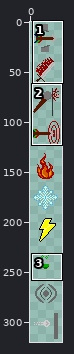
Sprite sheet -- game/visualizer/assets/damage_type_icons.png. Above: a wide view before the commit, with the close-up outlined.
Close-up. Before the edit:
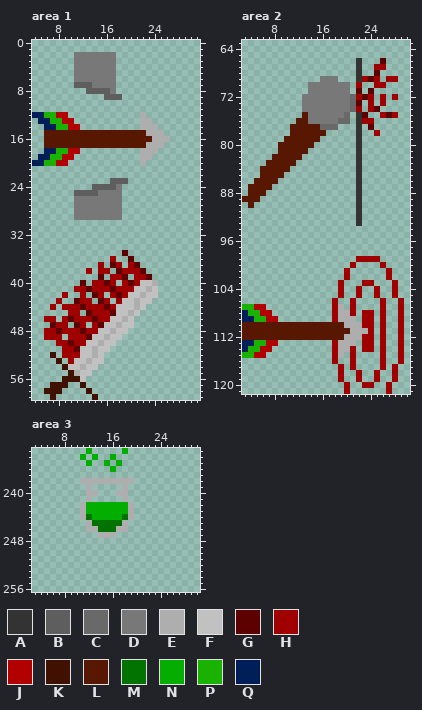
The file is 32x320 pixels. Colours within 5 levels of each other are drawn and written as one. Shown: area 1: x 4..31, y 0..59; area 2: x 3..30, y 63..121; area 3: x 3..30, y 233..256. The commit also changed other parts of the picture, which this record leaves out.
Palette (. is transparent): A #343333  B #5e5e5e  C #696969  D #787878  E #aeaeae  F #c1c1c1  G #5c0000  H #9f0000  J #b20000  K #401100  L #581700  M #027200  N #03ae00  P #1ab200  Q #001e58
Once edited:
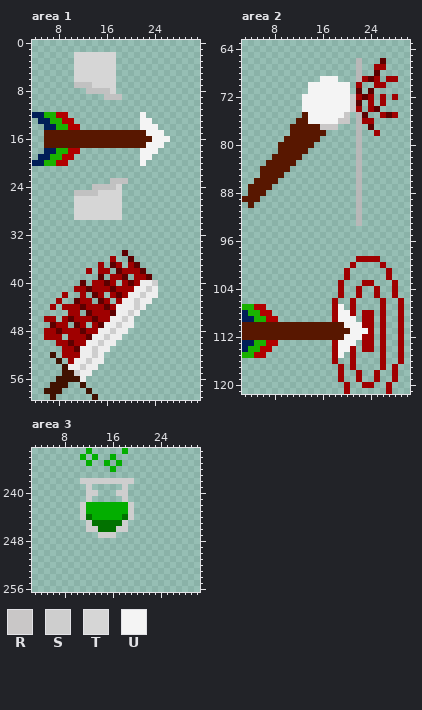
Colours new in this view: R #c9c7c7  S #cecece  T #d6d6d6  U #f4f4f4
Edits made:
Colour A changes from #343333 to #b8b8b8.
Colour B changes from #5e5e5e to #c1c1c1.
Colour F changes from #c1c1c1 to #eeeeee.
Area 1:
The edit adds colour K in row 55 at x 9; in row 56 at x 8.
Colour E gives way to colour S in row 40 at x 24; in row 41 at x 23; in row 42 at x 22; in rows 43 to 44 at x 21; in row 45 at x 20; in row 46 at x 19.
Colour E gives way to colour S in row 47 at x 18; in row 48 at x 17; in row 49 at x 16; in row 50 at x 15; in rows 51 to 52 at x 14; in row 53 at x 13.
Colour E gives way to colour S in row 54 at x 12; in row 55 at x 11.
Colour D gives way to colour T in rows 2 to 6 at x 11 to 17; in row 7 at x 14 to 17; in row 8 at x 17; in row 24 at x 18; in row 25 at x 15 to 18; in rows 26 to 29 at x 11 to 18.
Colour E gives way to colour U in row 12 at x 22; in row 13 at x 22 to 23; in row 14 at x 22 to 24; in row 15 at x 23 to 25; in row 16 at x 24 to 26; in row 17 at x 23 to 25.
Colour E gives way to colour U in row 18 at x 22 to 24; in row 19 at x 22 to 23; in row 20 at x 22.
Area 2:
Colour C gives way to colour R in rows 72 to 74 at x 21; in row 75 at x 20; in row 76 at x 19 to 20; in row 77 at x 16 to 18.
Colour D gives way to colour U in row 69 at x 16 to 18; in rows 70 to 71 at x 14 to 20; in rows 72 to 74 at x 13 to 20; in row 75 at x 14 to 19; in row 76 at x 14 to 18.
Colour E gives way to colour U in row 107 at x 19; in row 108 at x 19 to 20; in row 109 at x 19 to 21; in row 110 at x 20 to 22; in row 111 at x 21 to 23; in row 112 at x 20 to 22.
Colour E gives way to colour U in row 113 at x 19 to 21; in row 114 at x 19 to 20; in row 115 at x 19.
Area 3:
Colour E gives way to colour S in row 238 at x 11 to 19; in row 239 at x 12 and 18; in row 240 at x 12 to 13 and 17 to 18; in row 241 at x 12 and 18; in rows 242 to 244 at x 11 and 19; in row 245 at x 12 and 18.
Colour E gives way to colour S in row 246 at x 12 to 13 and 17 to 18; in row 247 at x 14 to 16.
Boxes around the changes in both close-ups, in picture pixels (x1, y1, x2, y2):
changed: (74, 52, 122, 100)
changed: (74, 112, 170, 220)
changed: (56, 280, 158, 382)
changed: (302, 58, 362, 226)
changed: (338, 304, 368, 358)
changed: (80, 478, 134, 538)
